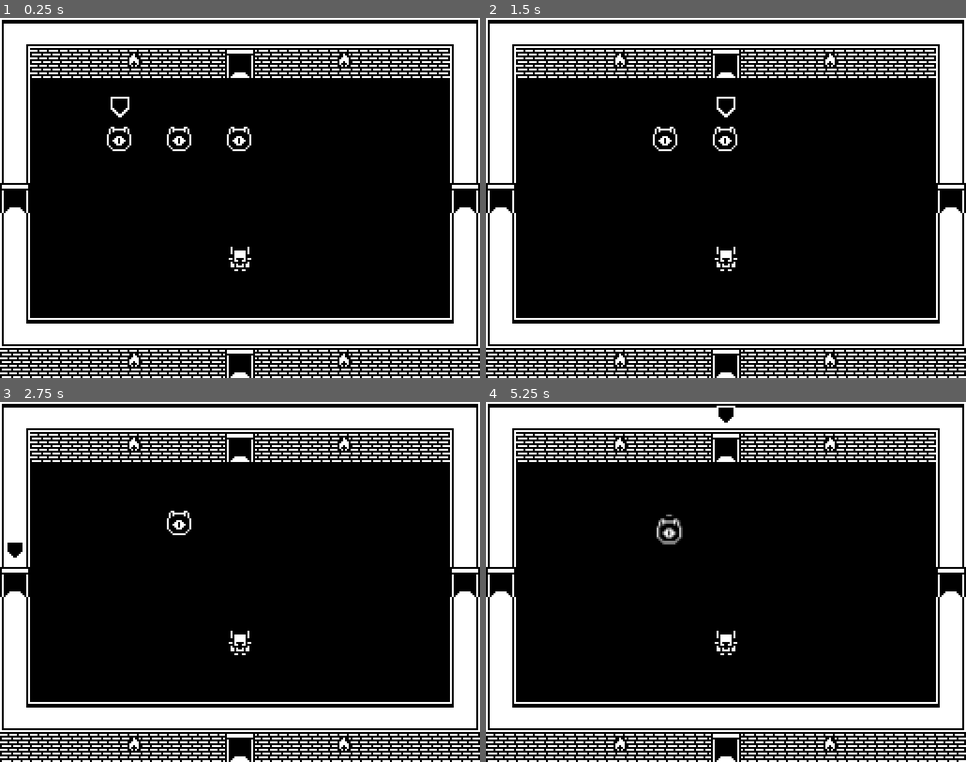
Above: before the commit, frames 1-4 (two rows, left to right).
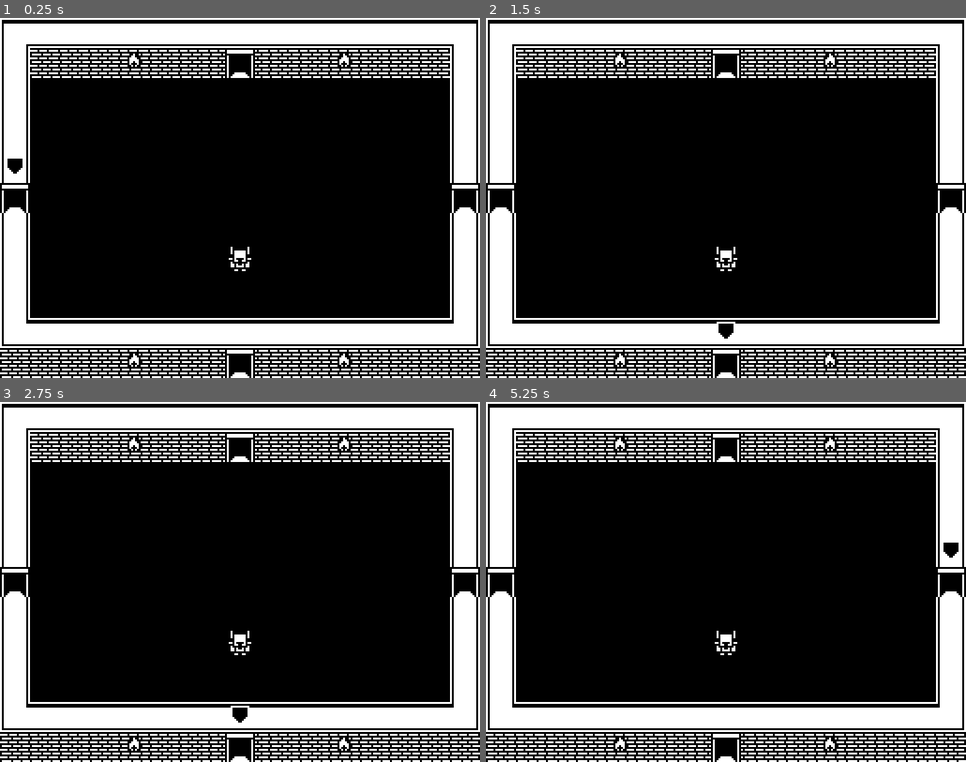
Above: after the commit, the same moments.

Repository: scytail/LiteCrawl2
Game: Godot game, scene res://scenes/game.tscn
Same seed, same stepped clock (60 frames per second), same inputs: the game is played once before the commit and once after it.
Inputs:
- Up to frame 1 (0.25 s): no input
- Up to frame 2 (1.5 s): tap Enter at 0.5 s; hold Space (action) 0.53-1.28 s; tap Tab (change target) at 1.35 s
- Up to frame 3 (2.75 s): tap Space (action) at 2 s; hold Space (action) from 2.03 s (still down)
- Up to frame 4 (5.25 s): tap Enter at 2.75, 4.25 s; release Space (action) at 2.78 s; tap Tab (change target) at 2.85, 4.35 s; tap Space (action) at 3.5, 5 s; hold Space (action) 3.53-4.28 s; hold Space (action) from 5.03 s (still down)

The runs differ from the first frame. In frame 1, 0.6% of the frame differs, in the area x 1-53%, y 21-44%; in frame 2, 0.5%; in frame 3, 0.4%; in frame 4, 0.5%.

Commit message:
added a base room option for door handling

Diff:
--- a/resources/grid/enemy_room_option.gd
+++ b/resources/grid/template/enemy_room_option.gd
@@ -1,5 +1,5 @@
 class_name EnemyRoomOption
-extends Resource
+extends RoomOption
 
 @export
 var enemy_spawn_range: Vector2i
@@ -11,7 +11,9 @@
 	var room_data = RoomData.new()
 	room_data.targetables.append_array(_generate_baddies())
 	room_data.targetables.append_array(_generate_goodies())
-	room_data.targetables.append_array(_generate_doors(left, down, up, right))
+	# build all the basic stuff
+	room_data.targetables.append_array(super.generate_room(left, down, up, right).targetables)
+
 	return room_data
 
 
@@ -40,29 +42,3 @@
 		goodies.append(cat)
 
 	return goodies
-
-
-## Creates doors to leave the room
-func _generate_doors(left: bool, down: bool, up: bool, right: bool) -> Array[Targetable]:
-	var doors: Array[Targetable] = []
-	if left:
-		var door = Door.new()
-		door.spawn_coords = Vector2(8, 96)
-		door.door_direction = SignalBus.Room_Direction.left
-		doors.append(door)
-	if down:
-		var door = Door.new()
-		door.spawn_coords = Vector2(128, 184)
-		door.door_direction = SignalBus.Room_Direction.down
-		doors.append(door)
-	if up:
-		var door = Door.new()
-		door.spawn_coords = Vector2(128, 24)
-		door.door_direction = SignalBus.Room_Direction.up
-		doors.append(door)
-	if right:
-		var door = Door.new()
-		door.spawn_coords = Vector2(248, 96)
-		door.door_direction = SignalBus.Room_Direction.right
-		doors.append(door)
-	return doors
--- a/resources/grid/levelGridTemplate.gd
+++ b/resources/grid/template/level_grid_template.gd
@@ -5,7 +5,7 @@
 @export
 var grid_dimensions: Vector2i
 @export
-var room_options: Array[EnemyRoomOption]
+var room_options: Array[RoomOption]
 
 
 ## Generates a grid instance based on its configuration
--- /dev/null
+++ b/resources/grid/template/room_option.gd
@@ -0,0 +1,34 @@
+class_name RoomOption
+extends Resource
+
+
+func generate_room(left: bool, down: bool, up: bool, right: bool) -> RoomData:
+	var room_data = RoomData.new()
+	room_data.targetables.append_array(_generate_doors(left, down, up, right))
+	return room_data
+
+
+## Creates doors to leave the room
+func _generate_doors(left: bool, down: bool, up: bool, right: bool) -> Array[Targetable]:
+	var doors: Array[Targetable] = []
+	if left:
+		var door = Door.new()
+		door.spawn_coords = Vector2(8, 96)
+		door.door_direction = SignalBus.Room_Direction.left
+		doors.append(door)
+	if down:
+		var door = Door.new()
+		door.spawn_coords = Vector2(128, 184)
+		door.door_direction = SignalBus.Room_Direction.down
+		doors.append(door)
+	if up:
+		var door = Door.new()
+		door.spawn_coords = Vector2(128, 24)
+		door.door_direction = SignalBus.Room_Direction.up
+		doors.append(door)
+	if right:
+		var door = Door.new()
+		door.spawn_coords = Vector2(248, 96)
+		door.door_direction = SignalBus.Room_Direction.right
+		doors.append(door)
+	return doors
--- a/scenes/game.tscn
+++ b/scenes/game.tscn
@@ -1,20 +1,25 @@
-[gd_scene load_steps=9 format=4 uid="uid://gsa875cdb1lf"]
+[gd_scene load_steps=11 format=4 uid="uid://gsa875cdb1lf"]
 
 [ext_resource type="PackedScene" uid="uid://bttqnha5niyt" path="res://scenes/player.tscn" id="1_op802"]
 [ext_resource type="TileSet" uid="uid://bqu7b1hpw4taw" path="res://sprites/world.tres" id="2_2sbvu"]
-[ext_resource type="Script" uid="uid://boff0f1j6vb4i" path="res://resources/grid/enemy_room_option.gd" id="3_caeyj"]
+[ext_resource type="Script" uid="uid://boff0f1j6vb4i" path="res://resources/grid/template/enemy_room_option.gd" id="3_caeyj"]
 [ext_resource type="Script" uid="uid://bhtf187rnf0ii" path="res://scripts/manager.gd" id="3_odegu"]
-[ext_resource type="Script" uid="uid://b0y5sqhqw7rhl" path="res://resources/grid/levelGridTemplate.gd" id="4_0fobp"]
+[ext_resource type="Script" uid="uid://6inlfn1m8i7p" path="res://resources/grid/template/room_option.gd" id="3_u5sy4"]
+[ext_resource type="Script" uid="uid://b0y5sqhqw7rhl" path="res://resources/grid/template/level_grid_template.gd" id="4_0fobp"]
 [ext_resource type="PackedScene" uid="uid://cmbf7k53r7pi2" path="res://scenes/pointer.tscn" id="6_yd85f"]
 
 [sub_resource type="Resource" id="Resource_0jgsq"]
 script = ExtResource("3_caeyj")
 enemy_spawn_range = Vector2i(2, 3)
 
+[sub_resource type="Resource" id="Resource_u5sy4"]
+script = ExtResource("3_u5sy4")
+metadata/_custom_type_script = "uid://6inlfn1m8i7p"
+
 [sub_resource type="Resource" id="Resource_pdl0n"]
 script = ExtResource("4_0fobp")
 grid_dimensions = Vector2i(3, 3)
-room_options = Array[ExtResource("3_caeyj")]([SubResource("Resource_0jgsq")])
+room_options = Array[ExtResource("3_u5sy4")]([SubResource("Resource_0jgsq"), SubResource("Resource_u5sy4")])
 
 [node name="Game" type="Node2D"]
 
Renamed: resources/grid/enemy_room_option.gd.uid -> resources/grid/template/enemy_room_option.gd.uid
Renamed: resources/grid/levelGridTemplate.gd.uid -> resources/grid/template/level_grid_template.gd.uid
Not shown, added: resources/grid/template/room_option.gd.uid
